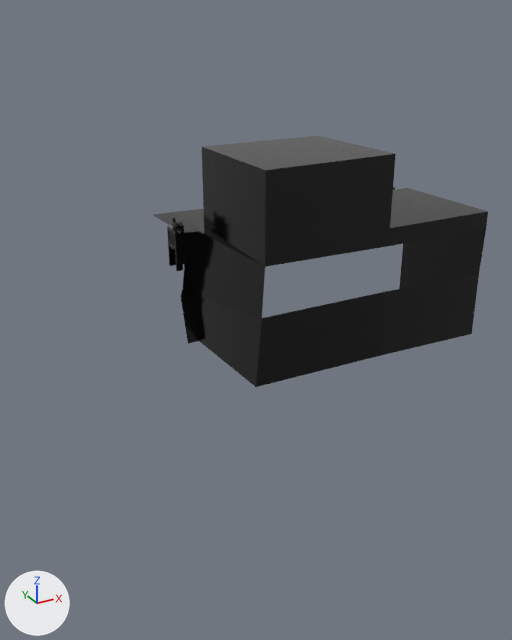
The FBX model jail/prison/corridor/corridor walls.fbx: old version first, new version second.
One viewpoint serves both versions: a 50 mm camera at (-723.0, -534.0, 187.0) aimed at (-424.0, 9.0, -85.0). Arrows for +X, +Y and +Z are at lower left; the lights stay in place. Vertices at the same position are counted once.

In view in the first picture: 'jail area.001', 'jail area.002'.
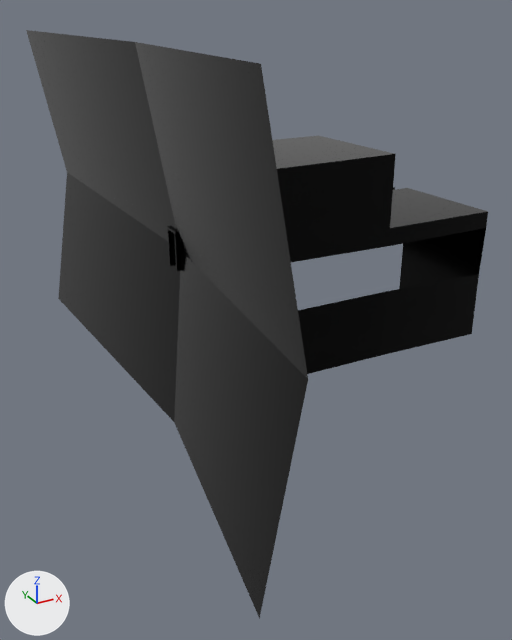
The change, as a diff of the scene's bpy script:
```diff
--- a/jail/prison/corridor/corridor walls.fbx.py
+++ b/jail/prison/corridor/corridor walls.fbx.py
@@ me_cylinder_018 @@
 me_cylinder_018.from_pydata(...)  # 2224 vertices, 1905 faces; spans x -114.0..126.0, y -116.0..55.0, z -87.0..85.0
 # used by ob_jail_area_002; location = (-396.0, 0.0, 3.0)
 # verts and faces of me_cylinder_018; kept vertices keep their numbers, new ones are numbered from 2224
+# me_cylinder_018 part 1
+verts[2224] = (-138.0, -8.0, 162.0)  # pixel (134, 41)
+verts[2225] = (-109.0, -8.0, 0.0)  # pixel (181, 250)
+verts[2226] = (-124.0, -8.0, -163.0)  # pixel (174, 422)
+verts[2227] = (-166.0, -246.0, 162.0)  # pixel (261, 63)
+verts[2228] = (-138.0, -249.0, 0.0)  # pixel (308, 379)
+verts[2229] = (-166.0, -246.0, -163.0)  # pixel (259, 618)
+verts[2230] = (-138.0, 345.0, 162.0)  # pixel (26, 30)
+verts[2231] = (-109.0, 345.0, 0.0)  # pixel (66, 172)
+verts[2232] = (-138.0, 345.0, -163.0)  # pixel (58, 298)
+faces += [(2224, 2227, 2228, 2225), (2225, 2228, 2229, 2226), (2225, 2226, 2232, 2231), (2224, 2225, 2231, 2230)]  # mat_material_018 (black #030303)
 me_cylinder_018.materials.append(mat_material_018)
@@ ob_jail_area_001 @@
-ob_jail_area_001 = bpy.data.objects.new('jail area.001', me_cylinder_001)
-ob_jail_area_001.location = (-396.0, 0.0, 3.0)
```

Pixel boxes [x1, y1, x2, y2] of what changed, in the pictures (512 x 640 px):
'jail area.002', reshaped (38% wider, 134% taller): before [153, 136, 488, 387]; after [26, 30, 488, 619]
'jail area.001', deleted: before [169, 229, 180, 250]
part 1 of me_cylinder_018, added (black): after [26, 30, 308, 619]
